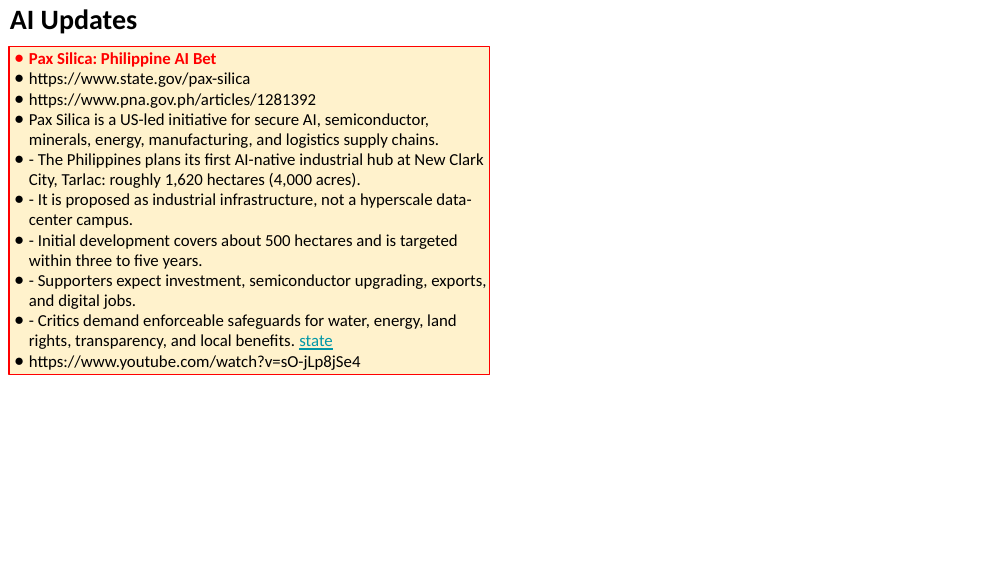
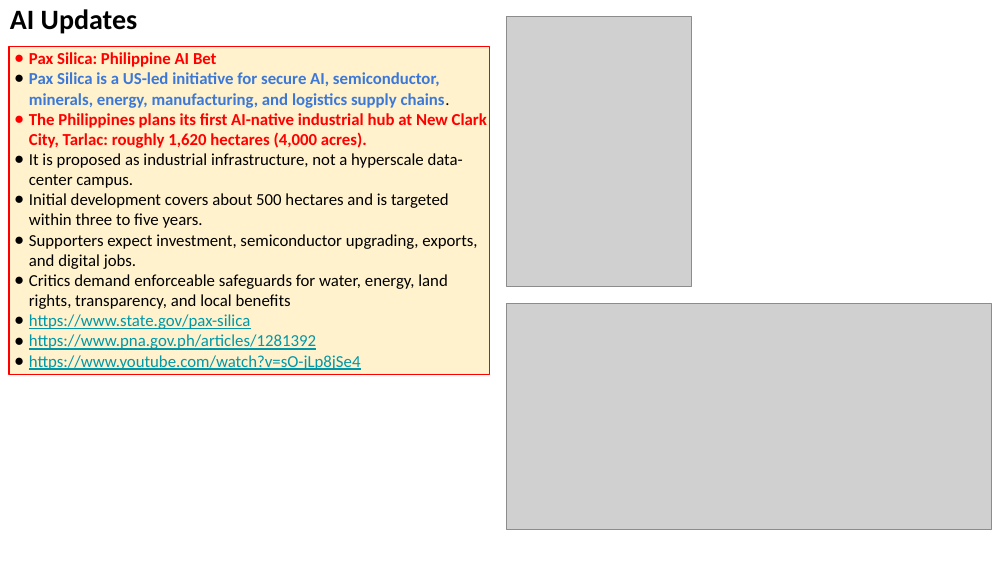
Before and after one commit to lselector/seminar, a slide deck: slide 34 of 2026/2026-08-14-AI-Updates.pptx. Drawn at 1008x567 pixels with LibreOffice and Linux fonts; fonts in the diff are those of the drawing; grey boxes stand for pictures. Boxes give left, top, right and bottom in pixels: in the first picture for what was removed or moved away, otherwise in the second. Text is boxed around its words. In the diff, an @@ line names an element or a change of style, - is before the commit and + after.

```diff
--- a/2026/2026-08-14-AI-Updates.pptx
+++ b/2026/2026-08-14-AI-Updates.pptx
@@ picture added at [506, 17, 691, 287] @@
@@ text in rectangle at [29, 72, 487, 309]: paragraphs added @@
+● Pax Silica is a US-led initiative for secure AI, semiconductor, minerals, energy, manufacturing, and logistics supply chains.
+● The Philippines plans its first AI-native industrial hub at New Clark City, Tarlac: roughly 1,620 hectares (4,000 acres).
+● It is proposed as industrial infrastructure, not a hyperscale data-center campus.
+● Initial development covers about 500 hectares and is targeted within three to five years.
+● Supporters expect investment, semiconductor upgrading, exports, and digital jobs.
+● Critics demand enforceable safeguards for water, energy, land rights, transparency, and local benefits
@@ text in rectangle at [29, 113, 486, 350]: paragraphs removed @@
-● Pax Silica is a US-led initiative for secure AI, semiconductor, minerals, energy, manufacturing, and logistics supply chains.
-● - The Philippines plans its first AI-native industrial hub at New Clark City, Tarlac: roughly 1,620 hectares (4,000 acres).
-● - It is proposed as industrial infrastructure, not a hyperscale data-center campus.
-● - Initial development covers about 500 hectares and is targeted within three to five years.
-● - Supporters expect investment, semiconductor upgrading, exports, and digital jobs.
-● - Critics demand enforceable safeguards for water, energy, land rights, transparency, and local benefits. state
@@ text in rectangle at [29, 314, 361, 370]: text colour #000000 to #0097A7, underline on in "https://www.state.gov/pax-silica", "https://www.pna.gov.ph/articles/1281392", "https://www.youtube.com/watch?v=sO-jLp8jSe4" @@
@@ picture added at [506, 303, 991, 529] @@
```
Also in this commit, not shown: 7 other slides changed, 1 slide added, 1 slide removed.
